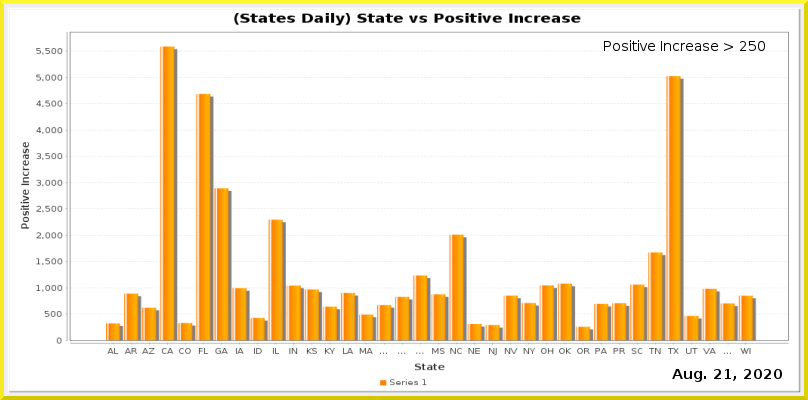
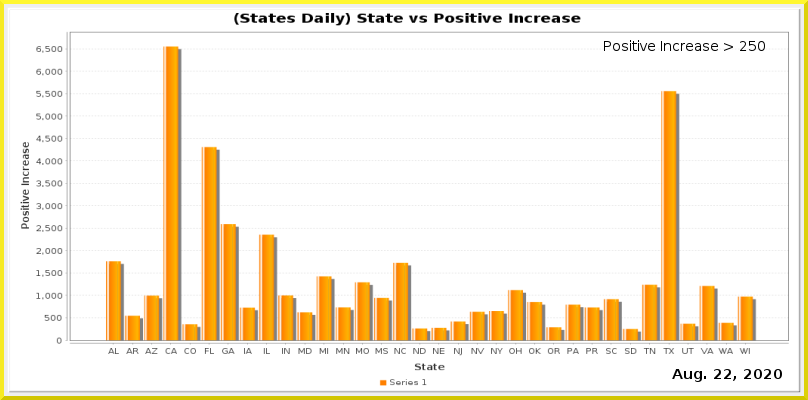
Layers edited between the first and the second 808 × 400 image:
painted on "Current Date" over [724, 369, 731, 379]
painted on "Date_vs_TestIncrease.png" over [36, 46, 789, 356]
